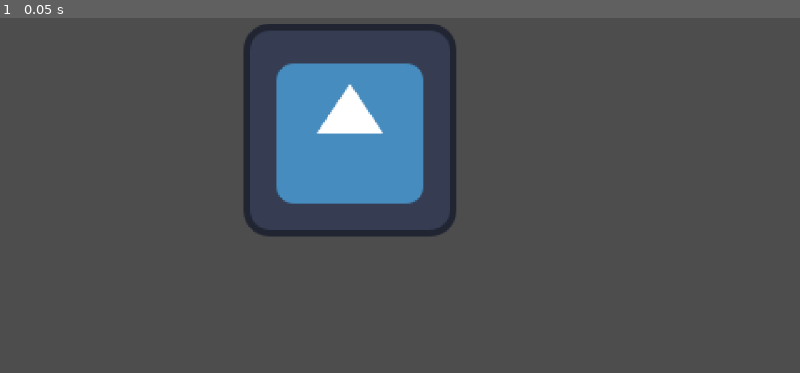
Above: before the commit, frame 1.
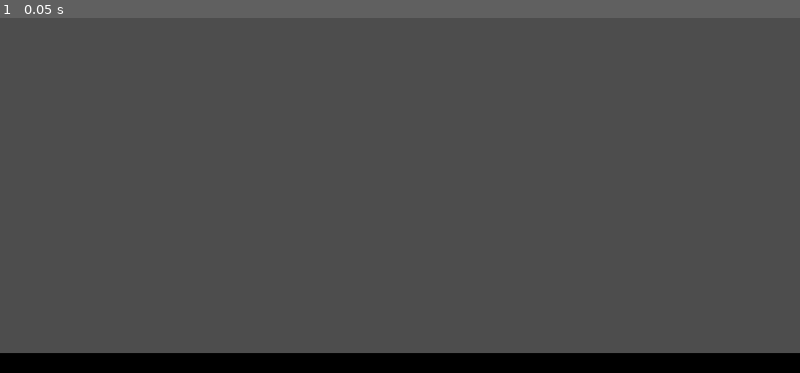
Above: after the commit, the same moment.

Repository: TianJunShi1/harry-forge
Game: Godot game, scene res://playground.tscn
The game is run twice, just before and just after one commit, with the same random seed, the same clock (stepped at 60 frames per second) and the same inputs. The engine's default icon, where the game draws it, is replaced by a stand-in: a white triangle on a blue panel in a dark square.
Inputs:
- Up to frame 1 (0.05 s): no input

The runs differ from the first frame. In frame 1, 15% of the frame differs, in the area x 0-100%, y 1-100%.

Commit message:
4/9_update

Diff:
--- /dev/null
+++ b/Player/player.tscn
@@ -0,0 +1,22 @@
+[gd_scene format=3 uid="uid://dgjrbwlwhdtny"]
+
+[sub_resource type="Gradient" id="Gradient_hvfyp"]
+colors = PackedColorArray(1, 1, 1, 1, 1, 1, 1, 1)
+
+[sub_resource type="GradientTexture2D" id="GradientTexture2D_l8h54"]
+gradient = SubResource("Gradient_hvfyp")
+width = 18
+height = 32
+
+[sub_resource type="RectangleShape2D" id="RectangleShape2D_hvfyp"]
+size = Vector2(16, 28)
+
+[node name="Player" type="CharacterBody2D" unique_id=330197014]
+
+[node name="Sprite2D" type="Sprite2D" parent="." unique_id=1340295928]
+position = Vector2(0, -16)
+texture = SubResource("GradientTexture2D_l8h54")
+
+[node name="CollisionShape2D" type="CollisionShape2D" parent="." unique_id=923999458]
+position = Vector2(0, -14)
+shape = SubResource("RectangleShape2D_hvfyp")
--- a/playground.tscn
+++ b/playground.tscn
@@ -1,9 +1,24 @@
 [gd_scene format=3 uid="uid://c71co16p8pdqd"]
 
-[ext_resource type="Texture2D" uid="uid://bkpatygrvgugc" path="res://icon.svg" id="1_rupst"]
+[sub_resource type="Gradient" id="Gradient_edjgo"]
+colors = PackedColorArray(0, 0, 0, 1, 0, 0, 0, 1)
+
+[sub_resource type="GradientTexture2D" id="GradientTexture2D_rupst"]
+gradient = SubResource("Gradient_edjgo")
+width = 32
+height = 32
+
+[sub_resource type="RectangleShape2D" id="RectangleShape2D_edjgo"]
+size = Vector2(32, 32)
 
 [node name="playground" type="Node2D" unique_id=137952217]
 
-[node name="Icon" type="Sprite2D" parent="." unique_id=344754448]
-position = Vector2(210, 124)
-texture = ExtResource("1_rupst")
+[node name="Sprite2D" type="Sprite2D" parent="." unique_id=1661634109]
+position = Vector2(235, 273.99997)
+scale = Vector2(15.687499, 1)
+texture = SubResource("GradientTexture2D_rupst")
+
+[node name="StaticBody2D" type="StaticBody2D" parent="Sprite2D" unique_id=382336470]
+
+[node name="CollisionShape2D" type="CollisionShape2D" parent="Sprite2D/StaticBody2D" unique_id=219409198]
+shape = SubResource("RectangleShape2D_edjgo")
--- a/project.godot
+++ b/project.godot
@@ -22,6 +22,12 @@
 window/size/window_width_override=1440
 window/size/window_height_override=810
 window/stretch/mode="canvas_items"
+
+[file_customization]
+
+folder_colors={
+"res://Player/": "red"
+}
 
 [input]
 
Binary file removed: icon_01.jpg
Not shown, removed: icon_01.jpg.import
